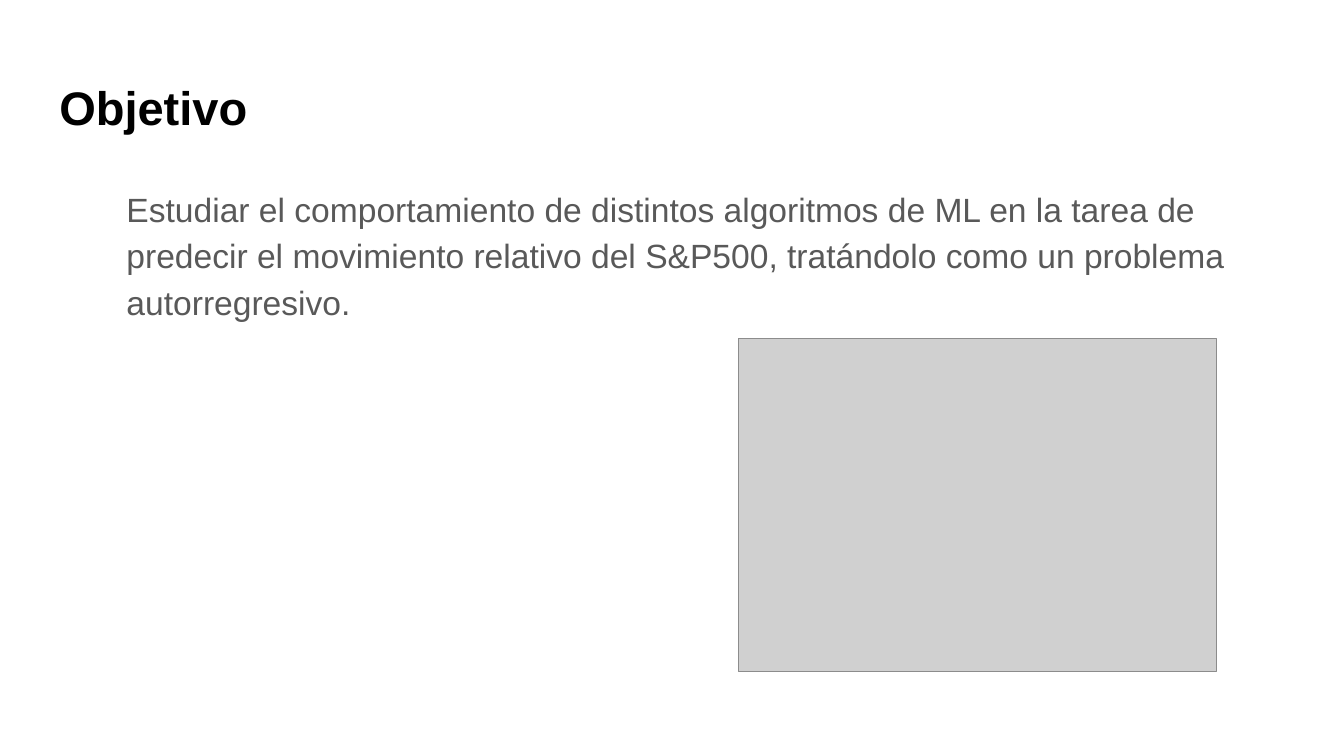
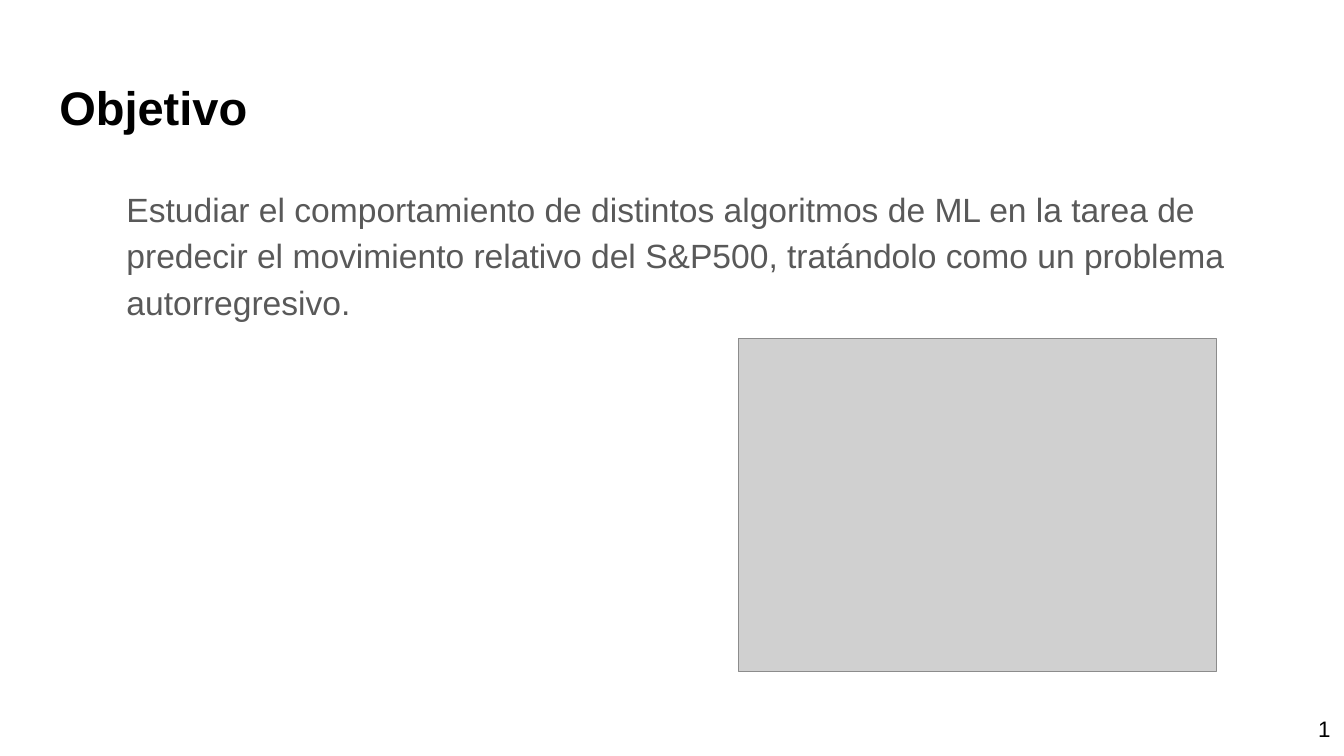
Before and after one commit to Horus19/ProyectoIA, a slide deck: slide 3 of Presentacion.pptx (slide 2 before the commit). Drawn at 1344x756 pixels with LibreOffice and Linux fonts; fonts in the diff are those of the drawing; grey boxes stand for pictures. Boxes give left, top, right and bottom in pixels: in the first picture for what was removed or moved away, otherwise in the second. Text is boxed around its words. In the diff, an @@ line names an element or a change of style, - is before the commit and + after.

```diff
--- a/Presentacion.pptx
+++ b/Presentacion.pptx
@@ text added at <box>1318,721,1330,737</box>, 12 pt, text #000000 @@
+1
```
Also in this commit, not shown: 9 other slides changed, 3 slides added, 9 other files.
